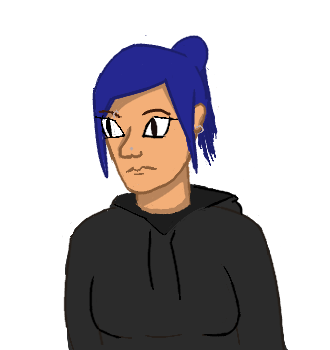
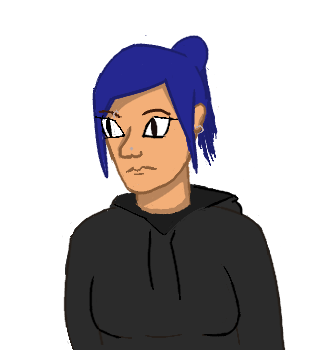
Two versions of the same layered image (330 x 350). Layer-by-layer changes:
painted on "doodles #4" over [66, 327, 288, 350]
